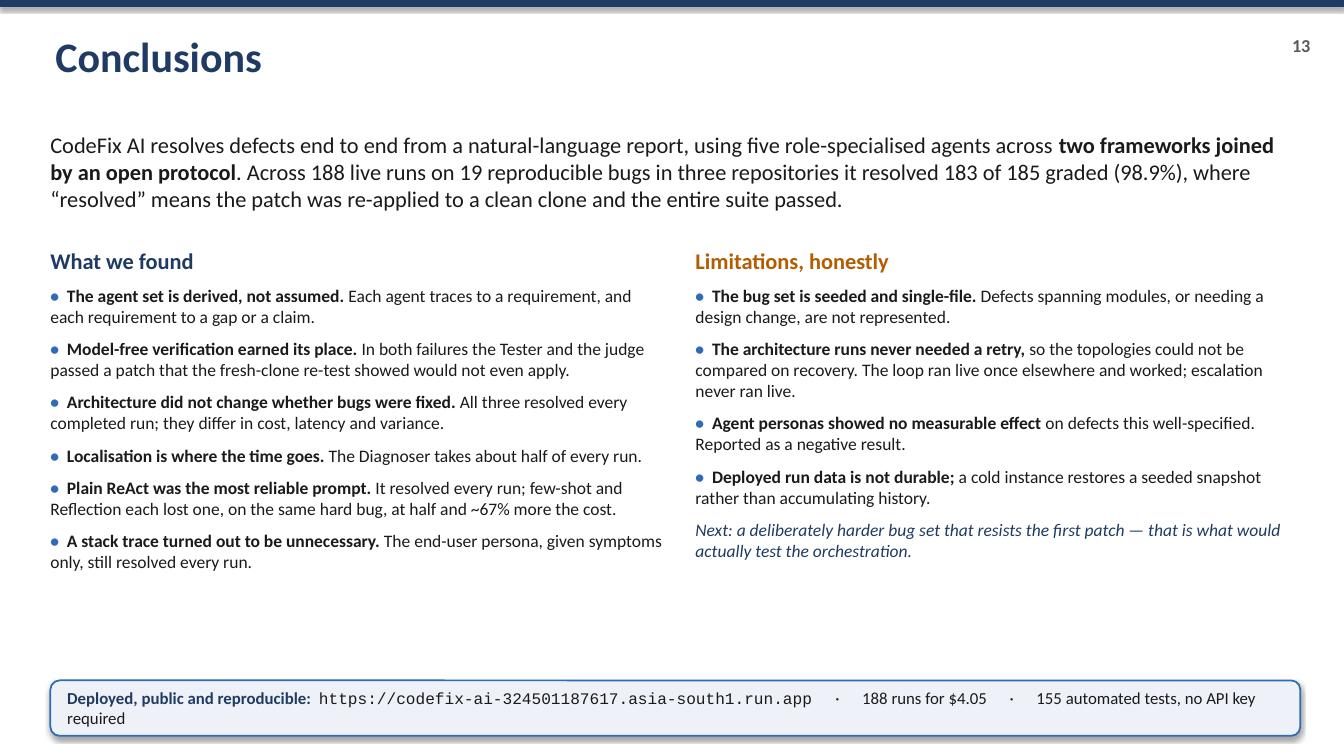
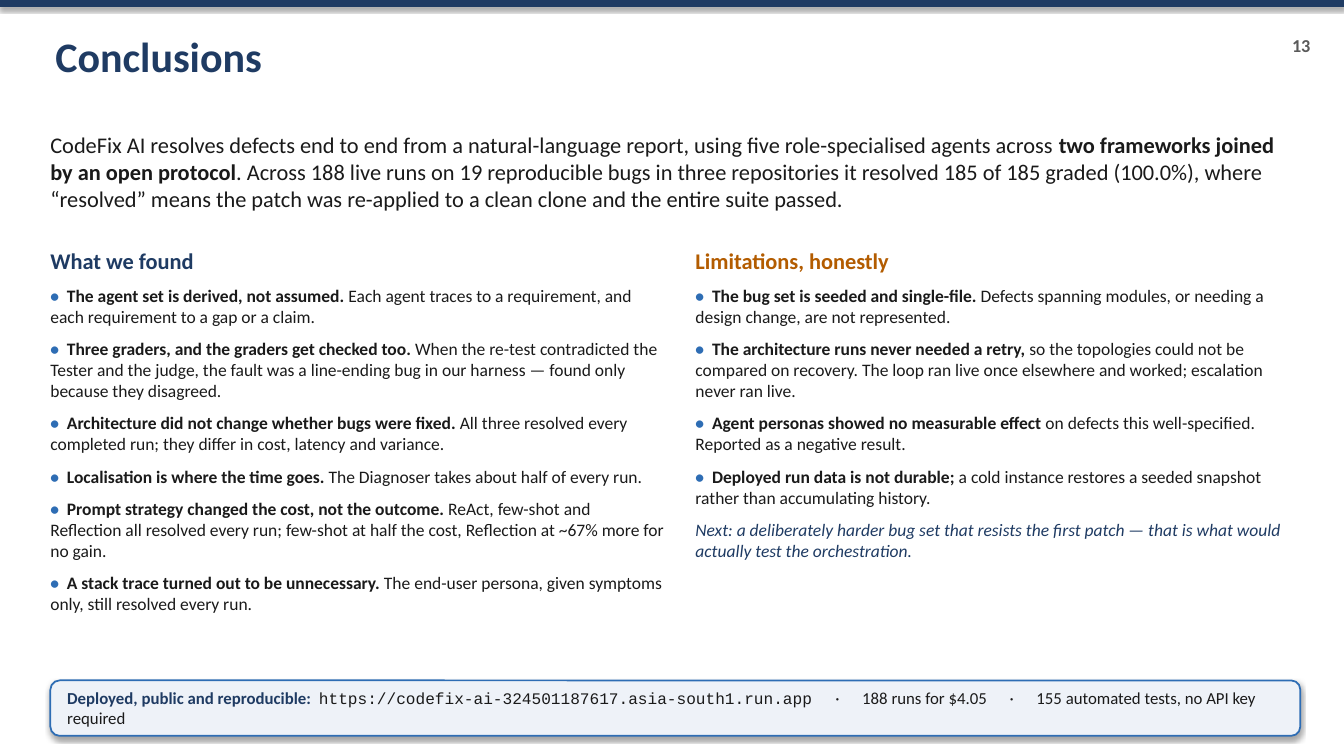
Before and after one commit to karthik14344/CodeFix-AI, a slide deck: slide 14 of docs/slides/CodeFix_AI_Final_Presentation.pptx. Drawn at 1344x756 pixels with LibreOffice and Linux fonts; fonts in the diff are those of the drawing. Boxes give left, top, right and bottom in pixels: in the first picture for what was removed or moved away, otherwise in the second. Text is boxed around its words. In the diff, an @@ line names an element or a change of style, - is before the commit and + after.

```diff
--- a/docs/slides/CodeFix_AI_Final_Presentation.pptx
+++ b/docs/slides/CodeFix_AI_Final_Presentation.pptx
@@ text at <box>50,137,1274,211</box>: text changed @@
-CodeFix AI resolves defects end to end from a natural-language report, using five role-specialised agents across two frameworks joined by an open protocol. Across 188 live runs on 19 reproducible bugs in three repositories it resolved 183 of 185 graded (98.9%), where “resolved” means the patch was re-applied to a clean clone and the entire suite passed.
+CodeFix AI resolves defects end to end from a natural-language report, using five role-specialised agents across two frameworks joined by an open protocol. Across 188 live runs on 19 reproducible bugs in three repositories it resolved 185 of 185 graded (100.0%), where “resolved” means the patch was re-applied to a clean clone and the entire suite passed.
@@ text at <box>50,342,657,400</box>: text changed @@
-• Model-free verification earned its place. In both failures the Tester and the judge passed a patch that the fresh-clone re-test showed would not even apply.
+• Three graders, and the graders get checked too. When the re-test contradicted the Tester and the judge, the fault was a line-ending bug in our harness — found only because they disagreed.
@@ text at <box>50,502,663,560</box>: text changed @@
-• Plain ReAct was the most reliable prompt. It resolved every run; few-shot and Reflection each lost one, on the same hard bug, at half and ~67% more the cost.
+• Prompt strategy changed the cost, not the outcome. ReAct, few-shot and Reflection all resolved every run; few-shot at half the cost, Reflection at ~67% more for no gain.
```
Also in this commit, not shown: 1 other slide changed, 9 other files.
